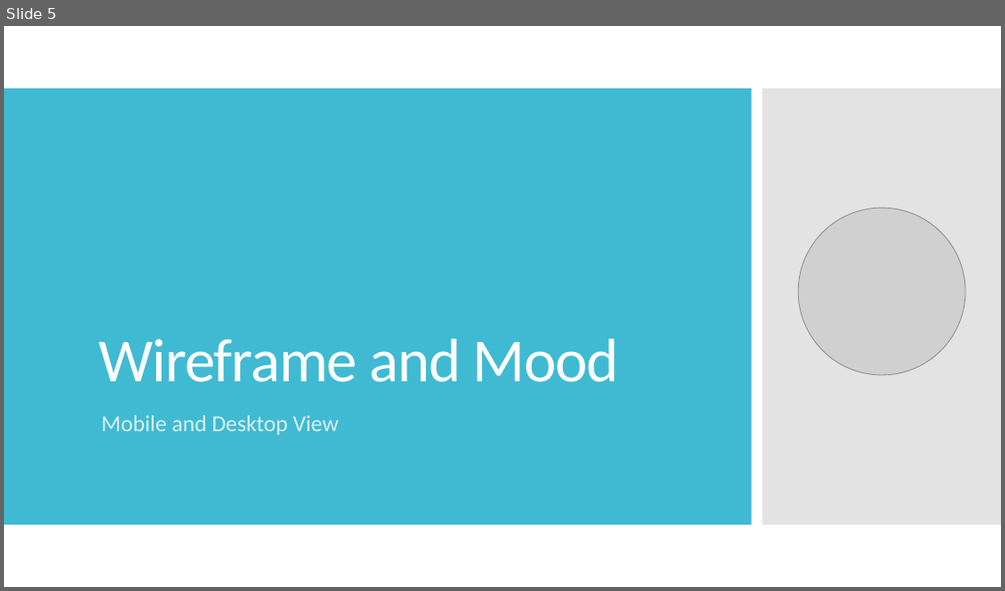
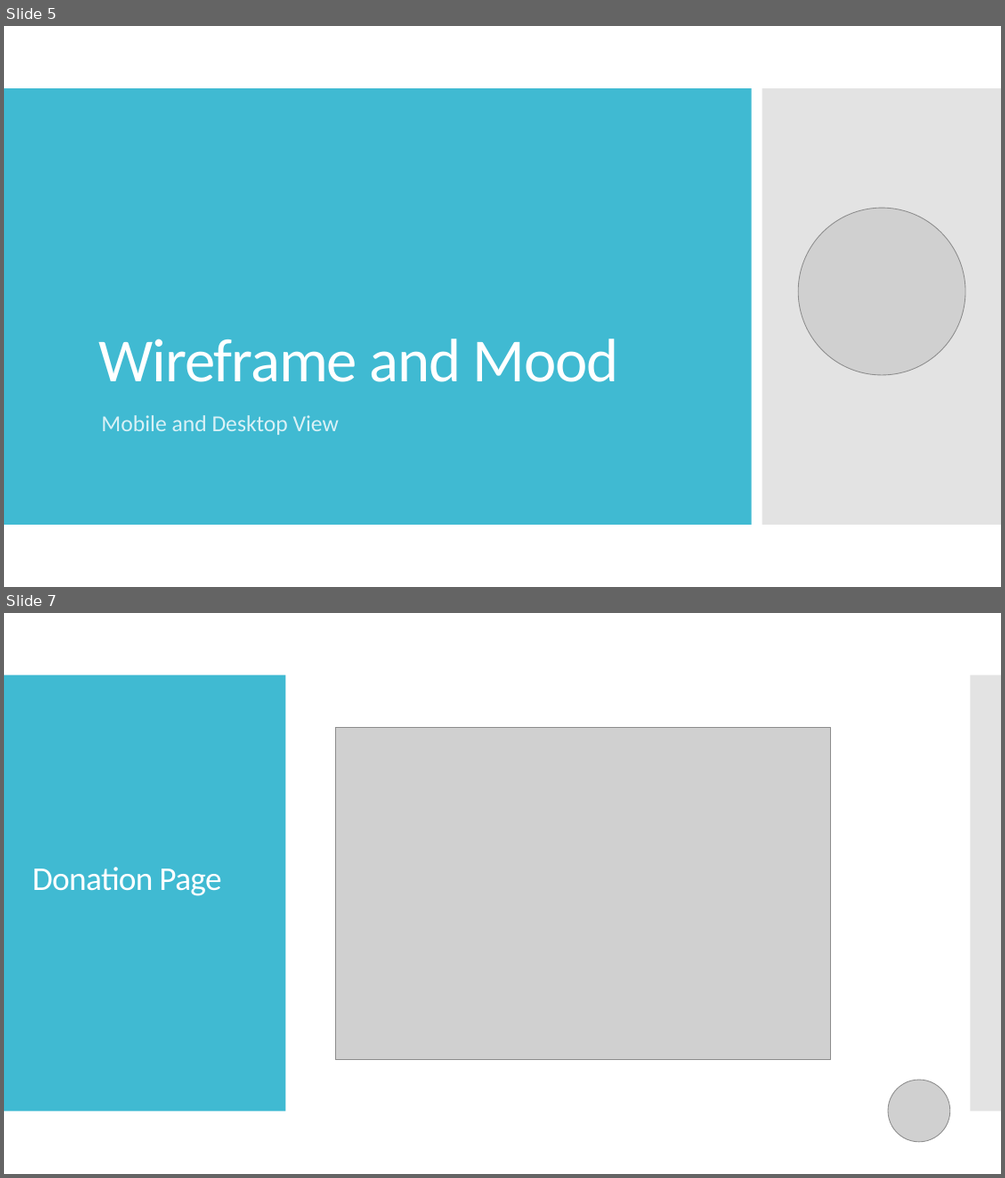
Before and after one commit to archiesevillano/MiniProject1, a slide deck: assets/documentation/AirGlobe Presentation.pptx. Shown one above the other, each under a label of ours: slide 5 before the commit, slides 5 and 7 after it; the slides between them are not shown. The pictures are 1005x591 and 1005x1178 pixels, drawn with LibreOffice and Linux fonts; fonts in the diff are those of the drawing; grey boxes stand for pictures. Boxes give left, top, right and bottom in pixels: in the first picture for what was removed or moved away, otherwise in the second. Text is boxed around its words. In the diff, an @@ line names an element or a change of style, - is before the commit and + after.

```diff
--- a/assets/documentation/AirGlobe Presentation.pptx
+++ b/assets/documentation/AirGlobe Presentation.pptx
@@ slide 7 added at (x1=4, y1=613, x2=1001, y2=1174), background #FFFFFF @@
@@ rectangle added at (x1=4, y1=675, x2=286, y2=1111), fill #40BAD2 @@
@@ rectangle added at (x1=971, y1=675, x2=1001, y2=1111), fill #C8C8C8 at 50% opacity @@
@@ picture added at (x1=336, y1=728, x2=831, y2=1060) @@
@@ title added at (x1=32, y1=867, x2=221, y2=896), 32 pt, text #FFFFFF @@
+Donation Page
@@ picture added at (x1=888, y1=1079, x2=950, y2=1142) @@
```
Also in this commit, not shown: 2 slides changed, 5 other slides added, 2 slides removed, 27 other files.
